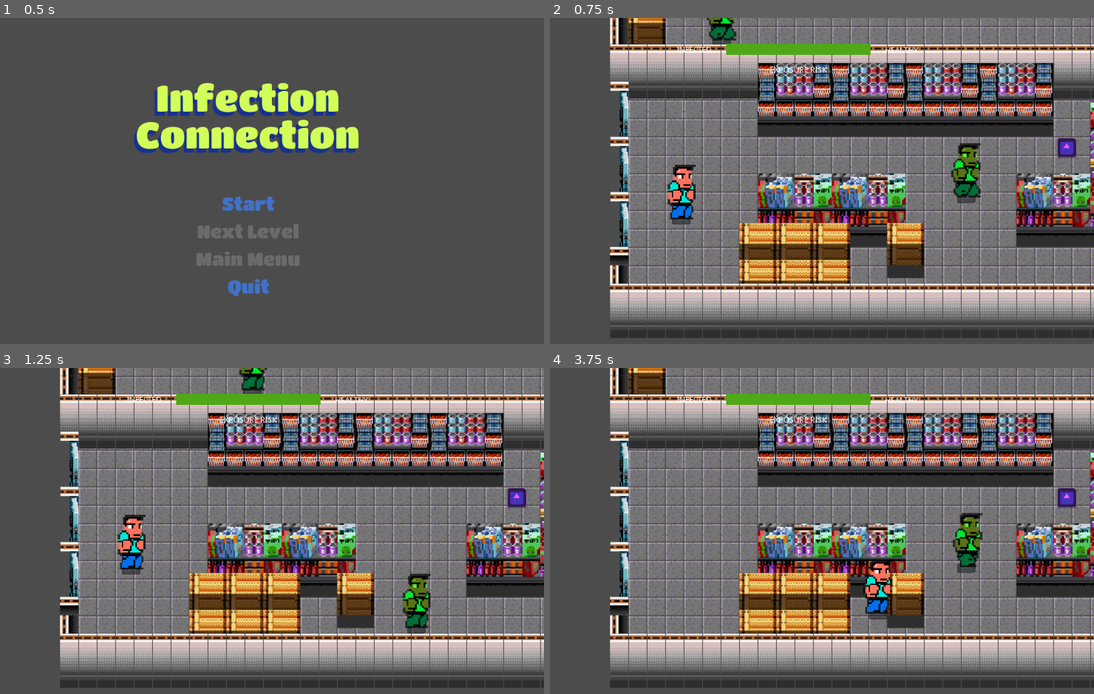
Above: before the commit, frames 1-4 (two rows, left to right).
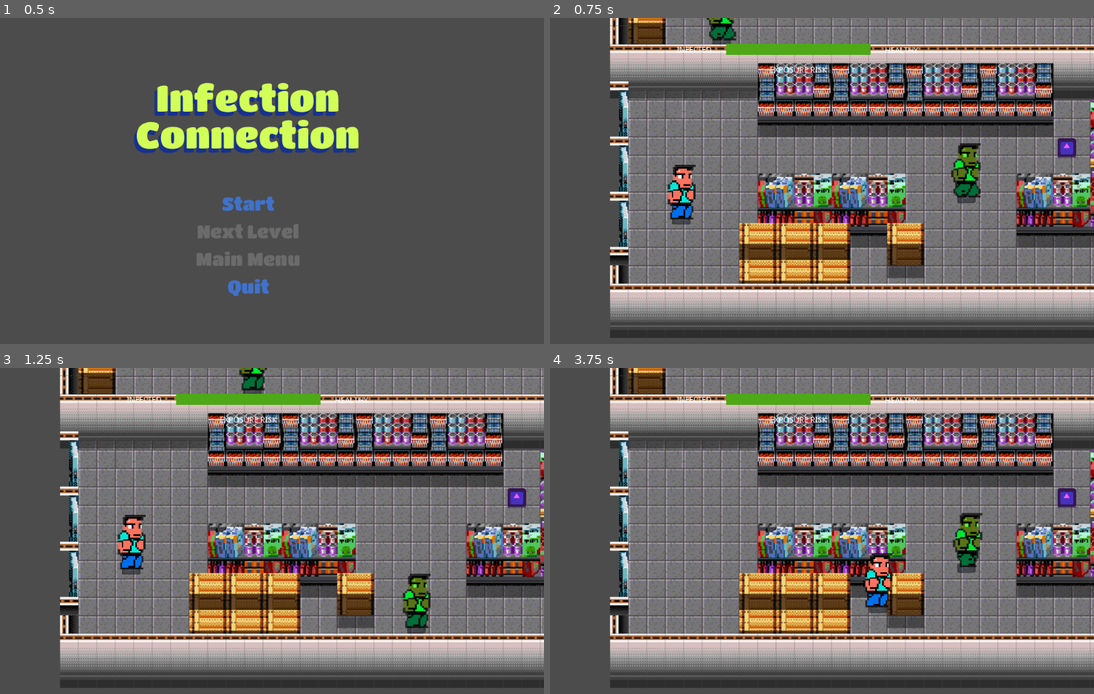
Above: after the commit, the same moments.

Repository: Bootjack/wj21-connection
Game: Godot game, scene res://MainMenu.tscn
The game is run twice, just before and just after one commit, with the same random seed, the same clock (stepped at 60 frames per second) and the same inputs. The engine's default icon, where the game draws it, is replaced by a stand-in: a white triangle on a blue panel in a dark square.
Inputs (mouse positions are in pixels of both pictures, inside the frame that each line leads up to):
- Up to frame 1 (0.5 s): no input
- Up to frame 2 (0.75 s): click "Start" at 0.5 s
- Up to frame 3 (1.25 s): no input
- Up to frame 4 (3.75 s): tap Enter (ui_accept) at 1.25 s; move the mouse to (930, 524) at 1.27 s; hold D (right) 1.28-2.03 s; tap Shift (sprint) every 0.75 s from 1.35 to 3.6 s; click (930, 524) at 1.42 s; tap Space (jump) at 1.52, 2.27 s; move the mouse to (680, 557) at 2.02 s; hold S (down) 2.03-2.78 s; move the mouse to (860, 465) at 2.77 s; hold D (right) 2.78-3.53 s; move the mouse to (767, 609) at 3.52 s; hold W (up) from 3.53 s (still down); click (767, 609) at 3.67 s

Frame 1 is identical in both runs. In frame 2, 3.1% of the frame differs, in the area x 11-100%, y 8-91%; in frame 3, 3.1%; in frame 4, 3.8%.

Commit message:
Updated Tilesets

Diff:
--- a/tileset-grocery-store.tres
+++ b/tileset-grocery-store.tres
@@ -17,14 +17,11 @@
 [sub_resource type="ConvexPolygonShape2D" id=5]
 points = PoolVector2Array( 17.3148, 33, 0, 33, 0, 0.0501404, 17.3148, 0.0501404 )
 
-[sub_resource type="ConvexPolygonShape2D" id=6]
-points = PoolVector2Array( 24, 26, 1.28851, 26, 1.28851, 1.15393, 24, 1.15393 )
-
 [sub_resource type="ConvexPolygonShape2D" id=7]
-points = PoolVector2Array( 128, 107.839, 0.404297, 107.839, 0.404297, 2.22534, 128, 2.22534 )
+points = PoolVector2Array( 128, 96, 0, 96, 0, 32, 128, 32 )
 
 [sub_resource type="ConvexPolygonShape2D" id=8]
-points = PoolVector2Array( 128, 106.874, 0.512329, 106.874, 0.512329, 2.70758, 128, 2.70758 )
+points = PoolVector2Array( 128, 96, 0, 96, 0, 32, 128, 32 )
 
 [sub_resource type="ConvexPolygonShape2D" id=9]
 points = PoolVector2Array( 63.0656, 75.0872, 1.33716, 75.0872, 1.33716, 1.30252, 63.0656, 1.30252 )
@@ -286,24 +283,31 @@
 "shape_transform": Transform2D( 1, 0, 0, 1, 0, 0 )
 } ]
 13/z_index = 0
-14/name = "tileset-connection.png 14"
-14/texture = ExtResource( 1 )
-14/tex_offset = Vector2( 0, 0 )
-14/modulate = Color( 1, 1, 1, 1 )
-14/region = Rect2( 470, 534, 24, 26 )
-14/tile_mode = 0
-14/occluder_offset = Vector2( 0, 0 )
-14/navigation_offset = Vector2( 0, 0 )
-14/shape_offset = Vector2( 0, 0 )
-14/shape_transform = Transform2D( 1, 0, 0, 1, 0, 0 )
-14/shape = SubResource( 6 )
-14/shape_one_way = false
-14/shape_one_way_margin = 1.0
-14/shapes = [ {
-"autotile_coord": Vector2( 0, 0 ),
-"one_way": false,
-"one_way_margin": 1.0,
-"shape": SubResource( 6 ),
-"shape_transform": Transform2D( 1, 0, 0, 1, 0, 0 )
-} ]
-14/z_index = 0
+15/name = "tileset-connection.png 15"
+15/texture = ExtResource( 1 )
+15/tex_offset = Vector2( 0, 0 )
+15/modulate = Color( 1, 1, 1, 1 )
+15/region = Rect2( 452, 452, 32, 32 )
+15/tile_mode = 0
+15/occluder_offset = Vector2( 0, 0 )
+15/navigation_offset = Vector2( 0, 0 )
+15/shape_offset = Vector2( 0, 0 )
+15/shape_transform = Transform2D( 1, 0, 0, 1, 0, 0 )
+15/shape_one_way = false
+15/shape_one_way_margin = 0.0
+15/shapes = [  ]
+15/z_index = 0
+16/name = "tileset-connection.png 16"
+16/texture = ExtResource( 1 )
+16/tex_offset = Vector2( 0, 0 )
+16/modulate = Color( 1, 1, 1, 1 )
+16/region = Rect2( 420, 452, 32, 32 )
+16/tile_mode = 0
+16/occluder_offset = Vector2( 0, 0 )
+16/navigation_offset = Vector2( 0, 0 )
+16/shape_offset = Vector2( 0, 0 )
+16/shape_transform = Transform2D( 1, 0, 0, 1, 0, 0 )
+16/shape_one_way = false
+16/shape_one_way_margin = 0.0
+16/shapes = [  ]
+16/z_index = 0
Binary file changed: art/tileset-connection.png
Not shown: 1 places in tileset-grocery-store.tres that only renumber resources
